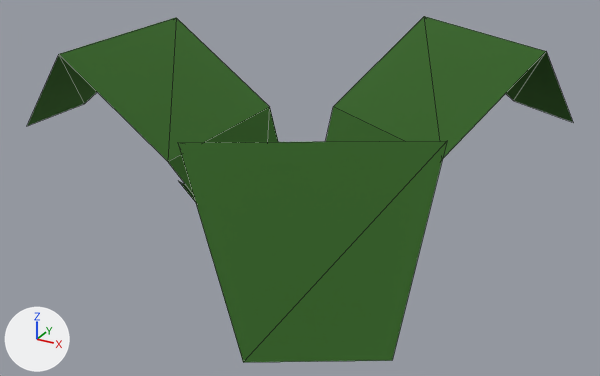
The glTF model examples/pine-ridge-rally/models/nk_bush_tri.glb as it was, and as the next commit left it.
Rendered twice from a 50 mm camera at (1.37, -2.52, 1.35) aimed at (-0.05, 0.05, 0.06). Arrows for +X, +Y and +Z are at lower left; the lights stay in place. The picture after the commit comes second. Mesh edges are drawn as thin lines. Where no turn or scale is listed for an object, it has been applied to the vertices. Vertices at exactly the same position are counted once.

In view in the first picture: 'plant_bushLargeTriangle'.
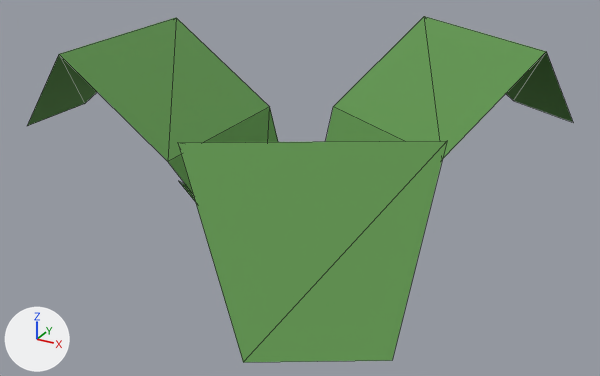
Patch to the scene script:
```diff
--- a/examples/pine-ridge-rally/models/nk_bush_tri.glb.py
+++ b/examples/pine-ridge-rally/models/nk_bush_tri.glb.py
@@ mat_vertex_colours @@
+mat_vertex_colours = bpy.data.materials.new('vertex colours')
+mat_vertex_colours.use_nodes = True; mat_vertex_colours.node_tree.nodes.clear()
+_N = mat_vertex_colours.node_tree.nodes; _L = mat_vertex_colours.node_tree.links
+n0 = _N.new('ShaderNodeBsdfPrincipled'); n0.name = 'Principled BSDF'
+n0.inputs[2].default_value = 1.0  # 'Roughness'
+n1 = _N.new('ShaderNodeOutputMaterial'); n1.name = 'Material Output'
+n2 = _N.new('ShaderNodeVertexColor'); n2.name = 'Color Attribute'
+_L.new(n0.outputs[0], n1.inputs[0])  # 'BSDF' to 'Surface'
+_L.new(n2.outputs[0], n0.inputs[0])  # 'Color' to 'Base Color'
@@ me_mesh_plant_bushlargetriangle @@
 me_mesh_plant_bushlargetriangle.from_pydata(...)  # 24 vertices, 21 faces; spans x -1.23..0.77, y -1.15..1.15, z 0.0..0.83
 # used by ob_plant_bushlargetriangle; location = (0.0, 0.0, -0.245)
+# me_mesh_plant_bushlargetriangle part 1: 21 faces spanning x -1.23..0.77, y -1.15..1.15, z 0.0..0.83 switch from mat_grass (green #619550) to mat_vertex_colours
@@ ob_tmpparent @@
-ob_tmpparent = bpy.data.objects.new('tmpParent', None)
-ob_tmpparent.location = (0.0, 0.0, 0.0)
```

Location of each change, (x1, y1, x2, y2) in pixels of the pictures (600 x 376 px):
part 1 of me_mesh_plant_bushlargetriangle, recoloured (lighter)
    both: (27, 16, 573, 362)
